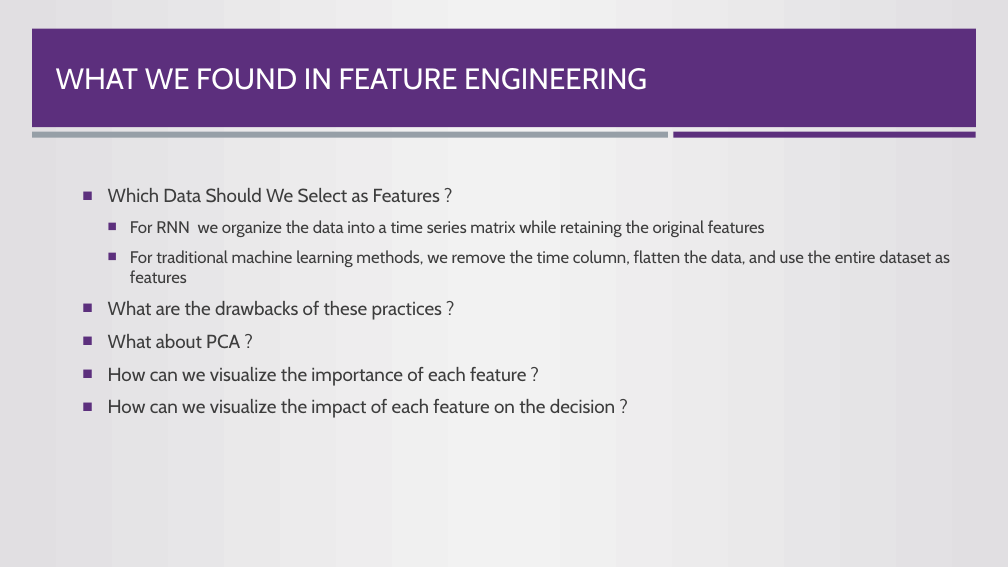
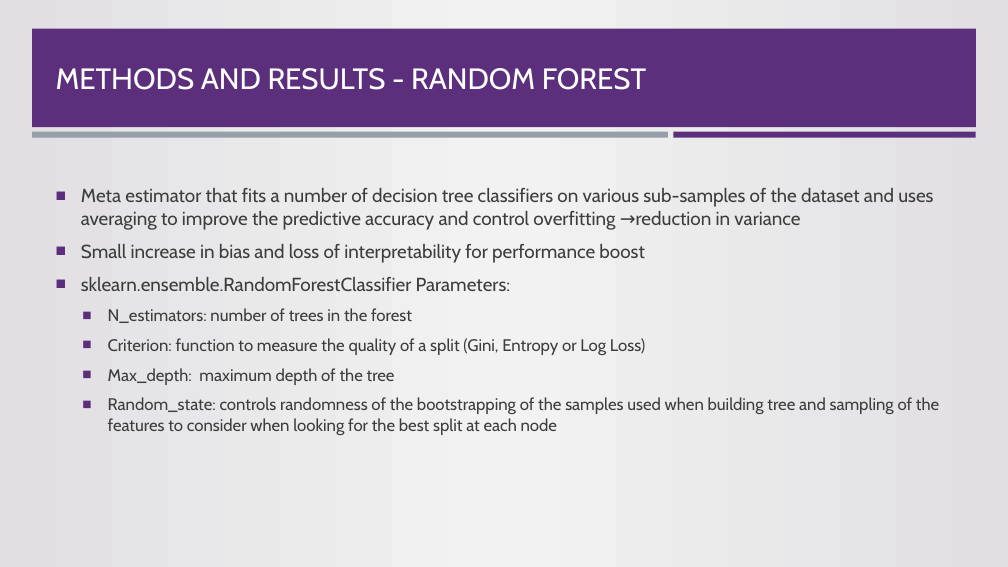
Before and after one commit to sunyrain/MLTask, a slide deck: slide 6 of Presentation.pptx (slide 11 before the commit). Drawn at 1008x567 pixels with LibreOffice and Linux fonts; fonts in the diff are those of the drawing; background and template pictures are left out. Boxes give left, top, right and bottom in pixels: in the first picture for what was removed or moved away, otherwise in the second. Text is boxed around its words. In the diff, an @@ line names an element or a change of style, - is before the commit and + after.

```diff
--- a/Presentation.pptx
+++ b/Presentation.pptx
@@ title at [56, 68, 646, 90]: text changed @@
-WHAT WE FOUND IN FEATURE ENGINEERING
+METHODS AND RESULTS - RANDOM FOREST
@@ text at [81, 188, 939, 435]: text changed @@
-  ■ Which Data Should We Select as Features ?
-    ■ For RNN we organize the data into a time series matrix while retaining the original features
-    ■ For traditional machine learning methods, we remove the time column, flatten the data, and use the entire dataset as features
-  ■ What are the drawbacks of these practices ?
-  ■ What about PCA ?
-  ■ How can we visualize the importance of each feature ?
-  ■ How can we visualize the impact of each feature on the decision ?
+■ Meta estimator that fits a number of decision tree classifiers on various sub-samples of the dataset and uses averaging to improve the predictive accuracy and control overfitting →reduction in variance
+■ Small increase in bias and loss of interpretability for performance boost
+■ sklearn.ensemble.RandomForestClassifier Parameters:
+  ■ N_estimators: number of trees in the forest
+  ■ Criterion: function to measure the quality of a split (Gini, Entropy or Log Loss)
+  ■ Max_depth: maximum depth of the tree
+  ■ Random_state: controls randomness of the bootstrapping of the samples used when building tree and sampling of the features to consider when looking for the best split at each node
```
Also in this commit, not shown: 2 other slides changed, 1 slide added, 7 slides removed.
